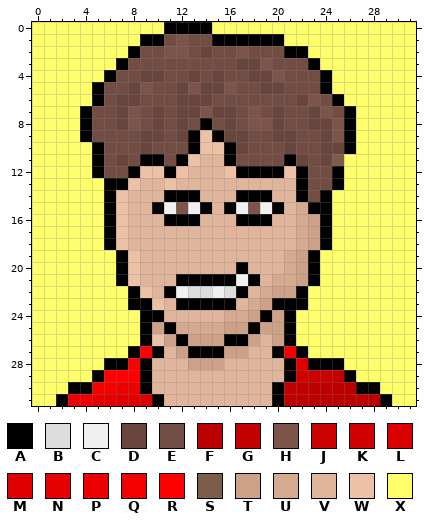
Pixel-art sprite, stored at rocky_shores/res/ninthawsome_icon.png. Above: the version before the commit.
The file is 32x32 pixels. Colours within 5 levels of each other are drawn and written as one.
Palette (. is transparent): A #000000  B #dddddd  C #f0f0f0  D #68463e  E #724d44  F #bc0000  G #c30000  H #7c544a  J #cb0000  K #d10000  L #da0000  M #e10000  N #e70000  P #ed0000  Q #f30000  R #ff0000  S #7b5d49  T #cca188  U #d5aa90  V #e1b59b  W #edc1a6  X #fffe6b
New version:
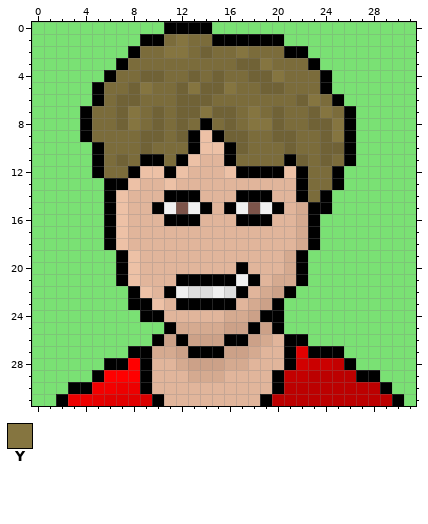
Colours new in this view: Y #857540
From old to new:
@@ palette @@
-D #68463e
+D #706236
-E #724d44
+E #7b6c3b
-X #fffe6b
+X #7ae174
@@ x 0..31 @@
  0 XXXXXXXXXXXAAAAXXXXXXXXXXXXXXXXX
- 1 XXXXXXXXXAAEHEEAAAAAAXXXXXXXXXXX
- 2 XXXXXXXXAEEHHEDEEHEEEAAXXXXXXXXX
- 3 XXXXXXXAEEEEEEEEEDDHEEEAXXXXXXXX
- 4 XXXXXXAEEDDEEDEDEEDDHEEEAXXXXXXX
- 5 XXXXXAEEDHEEDHDDHEEDDEEEAXXXXXXX
- 6 XXXXXAEDDEEEDDDEEEEEEEDHEAXXXXXX
- 7 XXXXAEEDHEDEDDHDDEHEDEEDHEAXXXXX
- 8 XXXXAEEDHEDEDEAEDEHHDEEDDHAXXXXX
- 9 XXXXAEEEEDDEDAWADDEEDDEEDHAXXXXX
+ 1 XXXXXXXXXAAEYEEAAAAAAXXXXXXXXXXX
+ 2 XXXXXXXXAEEYYEDEEYEEEAAXXXXXXXXX
+ 3 XXXXXXXAEEEEEEEEEDDYEEEAXXXXXXXX
+ 4 XXXXXXAEEDDEEDEDEEDDYEEEAXXXXXXX
+ 5 XXXXXAEEDYEEDYDDYEEDDEEEAXXXXXXX
+ 6 XXXXXAEDDEEEDDDEEEEEEEDYEAXXXXXX
+ 7 XXXXAEEDYEDEDDYDDEYEDEEDYEAXXXXX
+ 8 XXXXAEEDYEDEDEAEDEYYDEEDDYAXXXXX
+ 9 XXXXAEEEEDDEDAWADDEEDDEEDYAXXXXX
 10 XXXXXAEEEDEEEAWWADEEEDEEDDAXXXXX
-11 XXXXXAEDEAAEAWVVAEEEEADEDSXXXXXX
+11 XXXXXAEDEAAEAWVVAEEEEADEDEAXXXXX
 12 XXXXXAEEAWWAWVVVWAAAAWAEEAXXXXXX
@@ x 0..31 @@
 15 XXXXXXAWVVACHCAVACHCAVUAAXXXXXXX
-16 XXXXXXAWVVVAAAVVVAAAVVUTAXXXXXXX
-17 XXXXXXAWVVVVVVVVVVVVVVUTAXXXXXXX
-18 XXXXXXAWVVVVVVVVVVVVVVUTAXXXXXXX
-19 XXXXXXXAWVVVVVVVVVVVVUTAXXXXXXXX
-20 XXXXXXXAWVVVVVVVVAVVVUTAXXXXXXXX
-21 XXXXXXXAWVVVAAAAACAVUUTAXXXXXXXX
-22 XXXXXXXXAWVACBBCBAVUTTAXXXXXXXXX
-23 XXXXXXXXAAWVAAAAAVUTAAAXXXXXXXXX
-24 XXXXXXXXXAAVVVVVUUTATAXXXXXXXXXX
-25 XXXXXXXXXATAUUUUTTATTAXXXXXXXXXX
-26 XXXXXXXXXAWTATTTAATVTAXXXXXXXXXX
-27 XXXXXXXXARAVTAAATTVVAQAXXXXXXXXX
-28 XXXXXXAARAVVVTTTVVVVVAMAAAXXXXXX
-29 XXXXXARRRAVVVVVVVVVVVAKJJGAXXXXX
-30 XXXAAQQPPAVVVVVVVVVVAGGFFFFAAXXX
-31 XXAPPNMMMLAVVVVVVVVVAFFFFFFFFAXX
+16 XXXXXXAWVVVAAAVVVAAAVVUAXXXXXXXX
+17 XXXXXXAWVVVVVVVVVVVVVVUAXXXXXXXX
+18 XXXXXXAWVVVVVVVVVVVVVVUAXXXXXXXX
+19 XXXXXXXAWVVVVVVVVVVVVUAXXXXXXXXX
+20 XXXXXXXAWVVVVVVVVAVVVUAXXXXXXXXX
+21 XXXXXXXAWVVVAAAAACAVUUAXXXXXXXXX
+22 XXXXXXXXAWVACBBCBAVUTAXXXXXXXXXX
+23 XXXXXXXXAAWVAAAAAVUTAXXXXXXXXXXX
+24 XXXXXXXXXAAVVVVVUUTAAXXXXXXXXXXX
+25 XXXXXXXXXXXAUUUUTTATAXXXXXXXXXXX
+26 XXXXXXXXXXATATTTAATUVAAXXXXXXXXX
+27 XXXXXXXXAAUUTAAATTUVVAMAAAXXXXXX
+28 XXXXXXAARAVVUTTTUUVVVAKJJGAXXXXX
+29 XXXXXARRRAVVVUUUVVVVAGGFFFFAAXXX
+30 XXXAAQQPPAVVVVVVVVVVAFFFFFFFFAXX
+31 XXAPPNMMMLAVVVVVVVVAFFFFFFFFFFAX
Where, in picture pixels (left, top, right, bottom), the same in both pictures:
changed: (32, 22, 416, 406)
